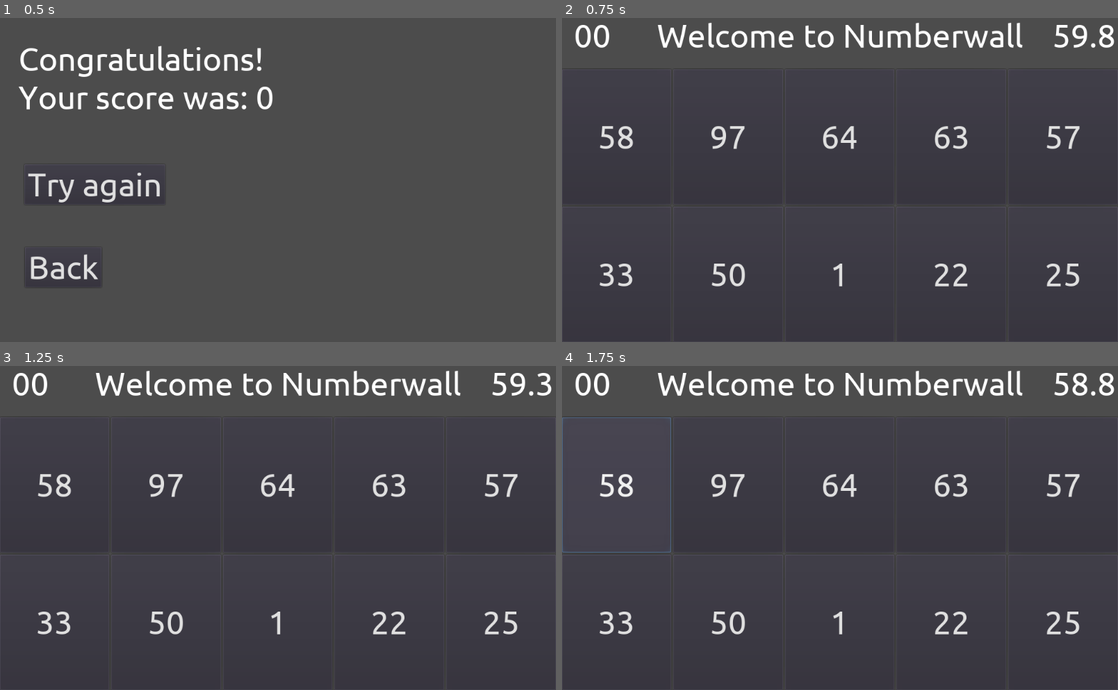
Above: before the commit, frames 1-4 (two rows, left to right).
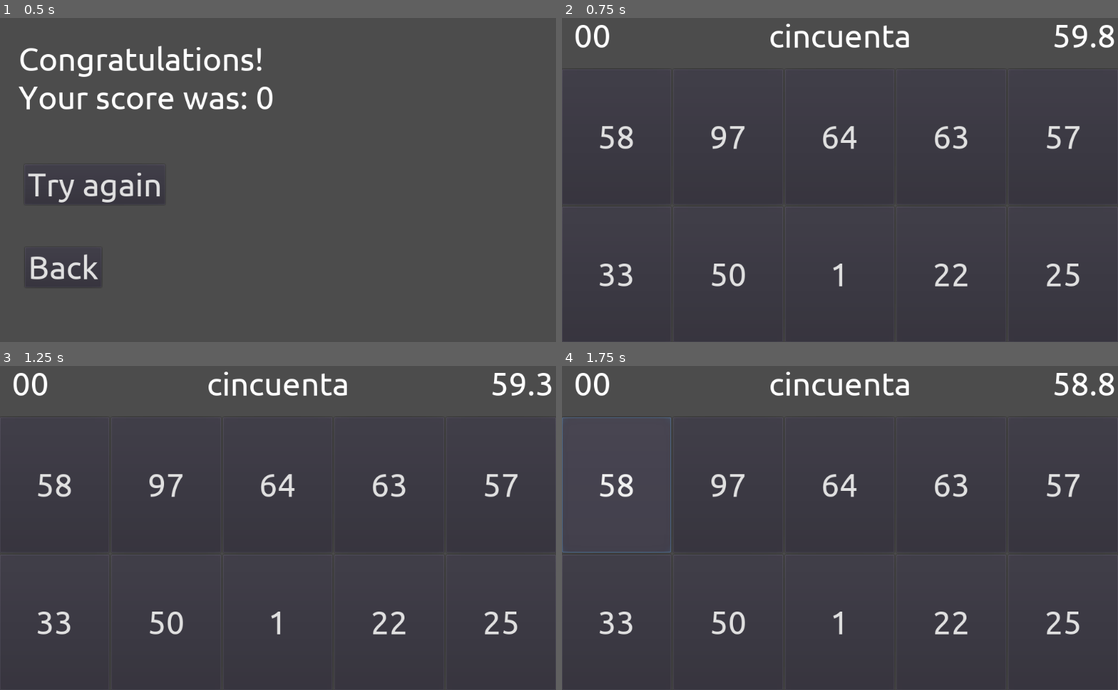
Above: after the commit, the same moments.

Repository: liamgh/NumberWall
Game: Godot game, scene res://GameOver.tscn
Two runs of this game, one before a commit and one after it. Both use one fixed random seed, a clock stepped at 60 frames per second and the inputs below. This scene is started directly instead of the project's main scene.
Inputs:
- Up to frame 1 (0.5 s): no input
- Up to frame 2 (0.75 s): click "Try again" at 0.5 s
- Up to frame 3 (1.25 s): no input
- Up to frame 4 (1.75 s): click "58" at 1.25 s

Frame 1 is identical in both runs. In frame 2, 2.0% of the frame differs, in the area x 17-83%, y 1-10%; in frame 3, 2.0%; in frame 4, 2.0%.
Error before the commit: Attempt to call function 'get_cardinal' in base 'null instance' on a null instance. (res://Game.gd:74)
Error after the commit: Invalid get index 'es-es' (on base: 'Dictionary'). (res://PlayerVariables.gd:44)

Commit message:
Player settings

Diff:
--- a/Game.gd
+++ b/Game.gd
@@ -47,7 +47,7 @@
 # Called when the node enters the scene tree for the first time.
 func _ready():
 	randomize()
-	translations = load("res://Words/data-%s.tres" % PlayerVariables.language)
+	translations = load("res://Words/data-%s.tres" % PlayerVariables.get_language())
 	PlayerVariables.score = 0
 	NewQuestion()
 	timer.start()
--- a/GameOver.gd
+++ b/GameOver.gd
@@ -5,17 +5,17 @@
 
 # Called when the node enters the scene tree for the first time.
 func _ready():
-	ResultLbl.text = "Congratulations!\nYour score was: " + str(PlayerVariables.score)
-
-
-# Called every frame. 'delta' is the elapsed time since the previous frame.
-#func _process(delta):
-#	pass
-
+	# compare high score
+	if (PlayerVariables.is_high_score()):
+		ResultLbl.text = "Congratulations!\nA new high score of %d!" % PlayerVariables.score
+		if PlayerVariables.get_high_score() > 0:
+			"\nOld high score: %d" % PlayerVariables.get_high_score()
+		PlayerVariables.set_high_score()
+	else:
+		ResultLbl.text = "Congratulations!\nYour score was: %d" % PlayerVariables.score
 
 func _on_TryAgainButton_pressed():
 	get_tree().change_scene("res://Main.tscn")
 
-
 func _on_BackButton_pressed():
 	get_tree().change_scene("res://Start.tscn")
--- a/PlayerVariables.gd
+++ b/PlayerVariables.gd
@@ -1,7 +1,44 @@
 # Variables shared between scenes
+# Also provides access to player settings
 # See https://docs.godotengine.org/en/stable/tutorials/scripting/singletons_autoload.html
 
 extends Node
 
+export var file_name = "user://settings.tres"
 export var score = 0
-export var language = ""
+var savedSettings : SavedSettings
+
+func _init():
+	# Load up the saved settings if they exist
+	if ResourceLoader.exists(file_name):
+		savedSettings = ResourceLoader.load(file_name)
+	else:
+		savedSettings = SavedSettings.new()
+
+func get_language():
+	return savedSettings.language
+
+# Set the language for this game
+func set_language(language):
+	savedSettings.language = language
+	if ! language in savedSettings.high_scores:
+		print_debug("Creating score entry")
+		savedSettings.high_scores[savedSettings.language] = 0
+	save()
+
+
+func save():
+	var result = ResourceSaver.save(file_name, savedSettings)
+	assert(result == OK)
+
+
+# Sets saved high score to this high score
+func get_high_score():
+	return savedSettings.high_scores[savedSettings.language]
+
+# Sets saved high score to this high score
+func set_high_score():
+	savedSettings.high_scores[savedSettings.language] = score
+
+func is_high_score():
+	return savedSettings.high_scores[savedSettings.language] < score
--- /dev/null
+++ b/SavedSettings.gd
@@ -0,0 +1,8 @@
+# https://gdscript.com/solutions/how-to-save-and-load-godot-game-data/
+extends Resource
+
+class_name SavedSettings
+
+export var language = "es-es"
+
+export var high_scores = {}
--- a/Start.gd
+++ b/Start.gd
@@ -15,7 +15,6 @@
 	addLanguageToMenu("de-de", "German")
 	addLanguageToMenu("ga-ie", "Irish")
 	addLanguageToMenu("nrf-je", "Jèrriais")
-	pickLanguageSelect.select(0)
 	startBtn.disabled = false
 
 	pass # Replace with function body.
@@ -25,18 +24,20 @@
 #func _process(delta):
 #	pass
 
-func addLanguageToMenu(code, name):
+func addLanguageToMenu(language, name):
 	var i = pickLanguageSelect.get_item_count()
 	pickLanguageSelect.add_item(name)
-	pickLanguageSelect.set_item_metadata(i, code)
+	pickLanguageSelect.set_item_metadata(i, language)
+	# Select this if it was selected last time
+	if language == PlayerVariables.get_language():
+		pickLanguageSelect.select(i)
 
 
 func _on_StartBtn_pressed():
 	if pickLanguageSelect.is_anything_selected():
 		var selected = pickLanguageSelect.get_selected_items()
-		PlayerVariables.language = pickLanguageSelect.get_item_metadata(selected[0])
+		PlayerVariables.set_language(pickLanguageSelect.get_item_metadata(selected[0]))
 		get_tree().change_scene("res://Main.tscn")
-
 
 func _on_PickLanguage_item_selected(index):
 	startBtn.disabled = false
--- a/project.godot
+++ b/project.godot
@@ -7,6 +7,16 @@
 ;   param=value ; assign values to parameters
 
 config_version=4
+
+_global_script_classes=[ {
+"base": "Resource",
+"class": "SavedSettings",
+"language": "GDScript",
+"path": "res://SavedSettings.gd"
+} ]
+_global_script_class_icons={
+"SavedSettings": ""
+}
 
 [application]
 
